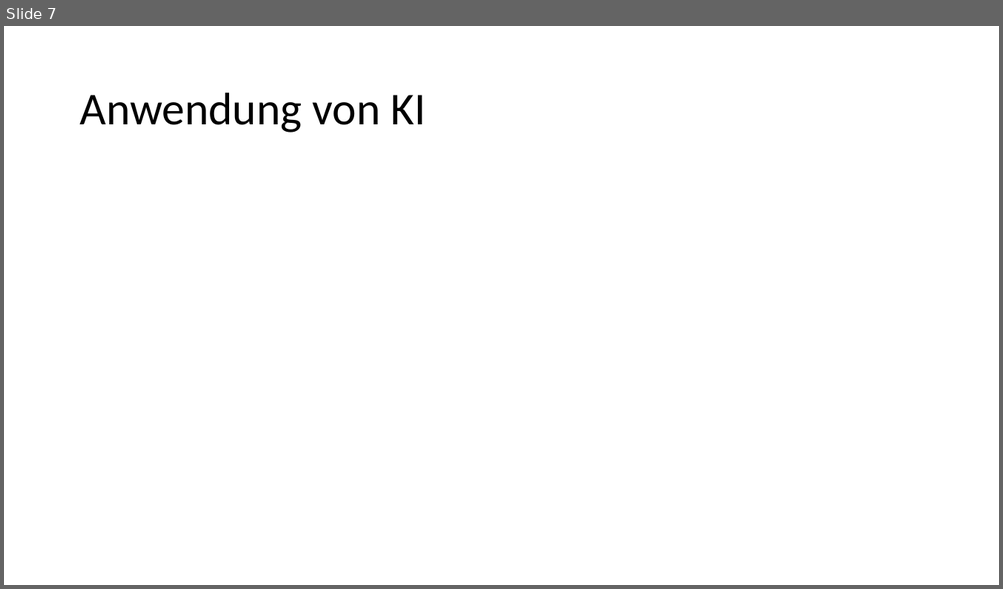
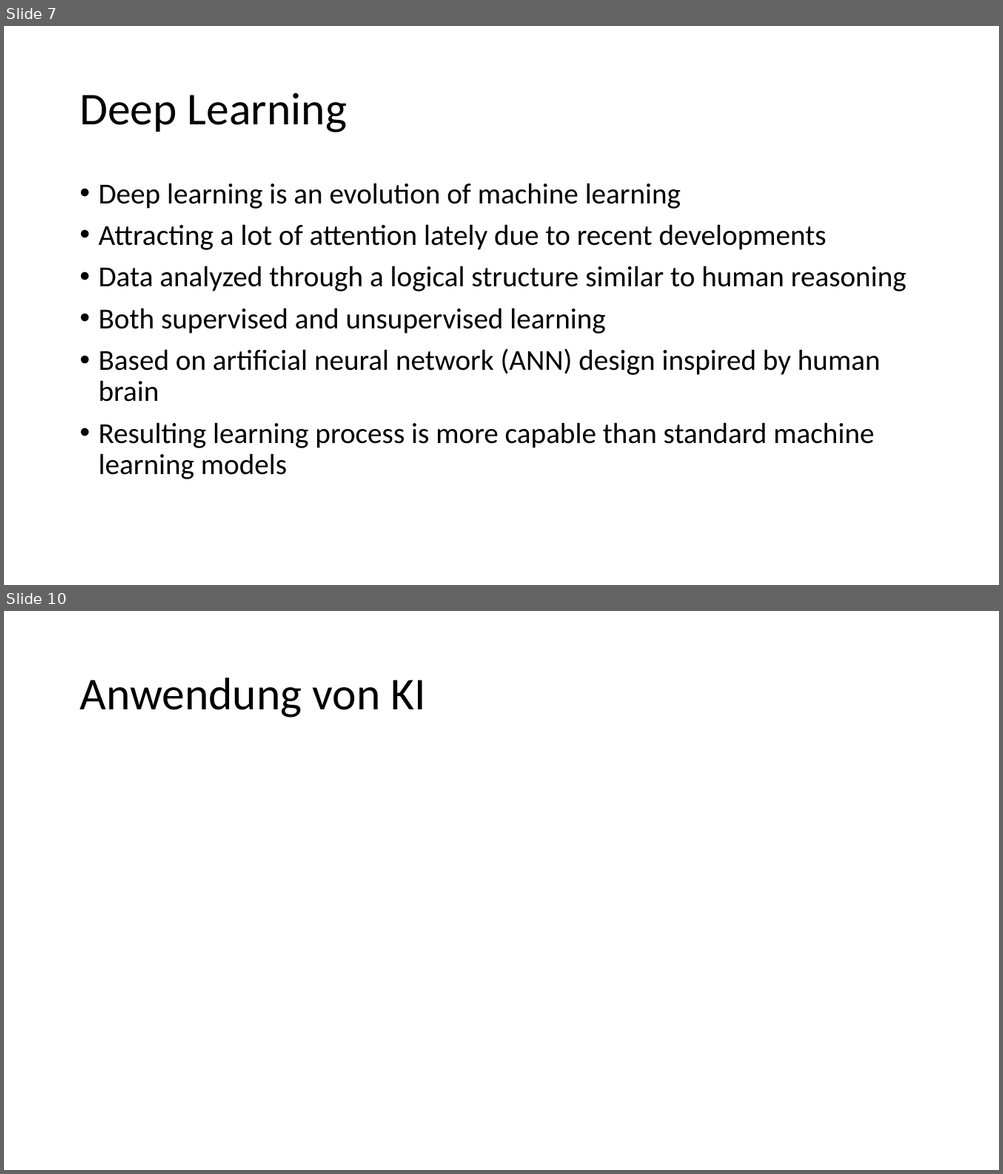
Before and after one commit to TomTom148/TomTom148.github.io, a slide deck: AI-Presentation.pptx. Shown one above the other, each under a label of ours: slide 7 before the commit, slides 7 and 10 after it; the slides between them are not shown. The pictures are 1003x589 and 1003x1174 pixels, drawn with LibreOffice and Linux fonts; fonts in the diff are those of the drawing. Boxes give left, top, right and bottom in pixels: in the first picture for what was removed or moved away, otherwise in the second. Text is boxed around its words. In the diff, an @@ line names an element or a change of style, - is before the commit and + after.

```diff
--- a/AI-Presentation.pptx
+++ b/AI-Presentation.pptx
@@ slide 7 added at (4,26,999,585), background #FFFFFF @@
@@ title added at (79,93,347,133), 44 pt, text #000000 @@
+Deep Learning
@@ text added at (99,183,906,480), 28 pt, text #000000 @@
+• Deep learning is an evolution of machine learning
+• Attracting a lot of attention lately due to recent developments
+• Data analyzed through a logical structure similar to human reasoning
+• Both supervised and unsupervised learning
+• Based on artificial neural network (ANN) design inspired by human brain
+• Resulting learning process is more capable than standard machine learning models
@@ what was slide 7 is now slide 10 @@
```
Also in this commit, not shown: 4 slides changed, 3 other slides added, 1 slide removed, 1 other file.
